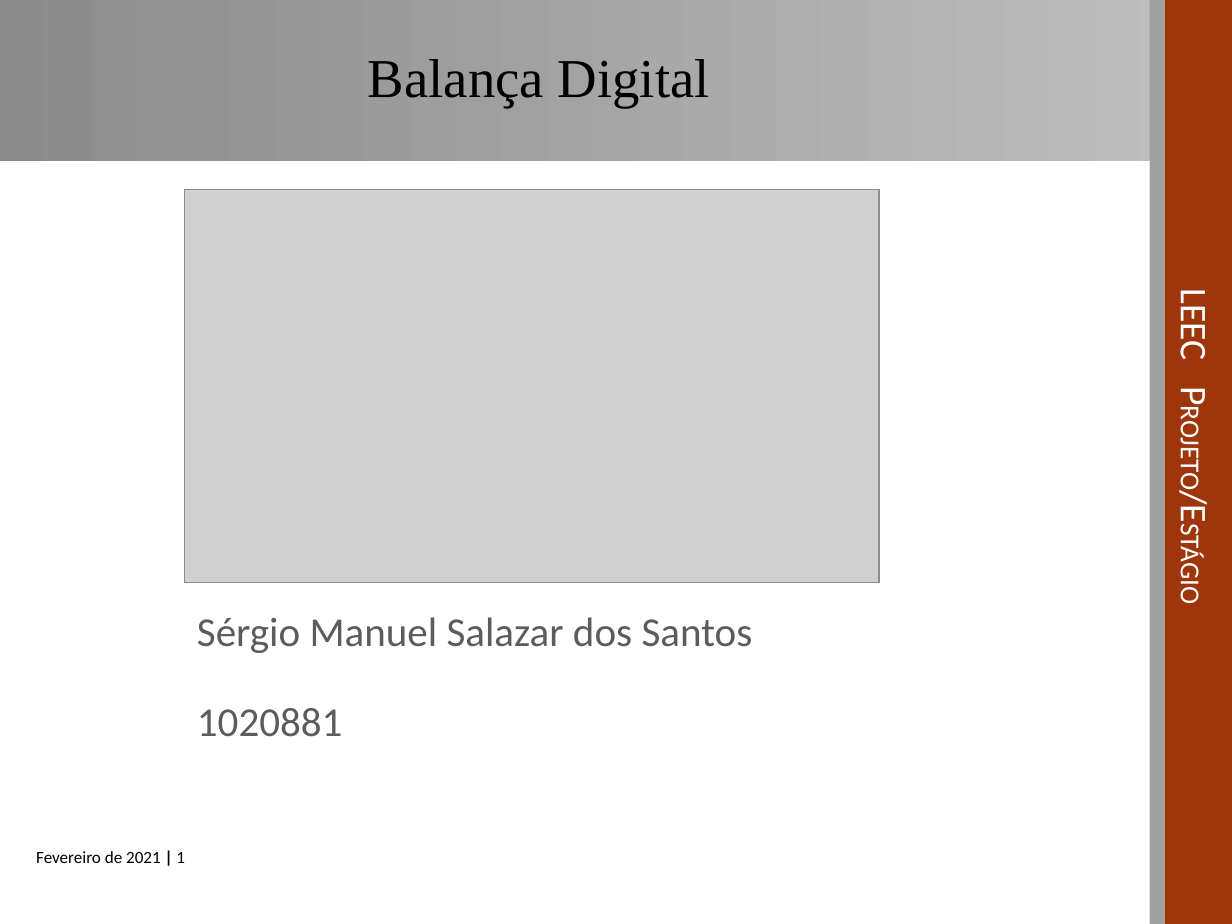
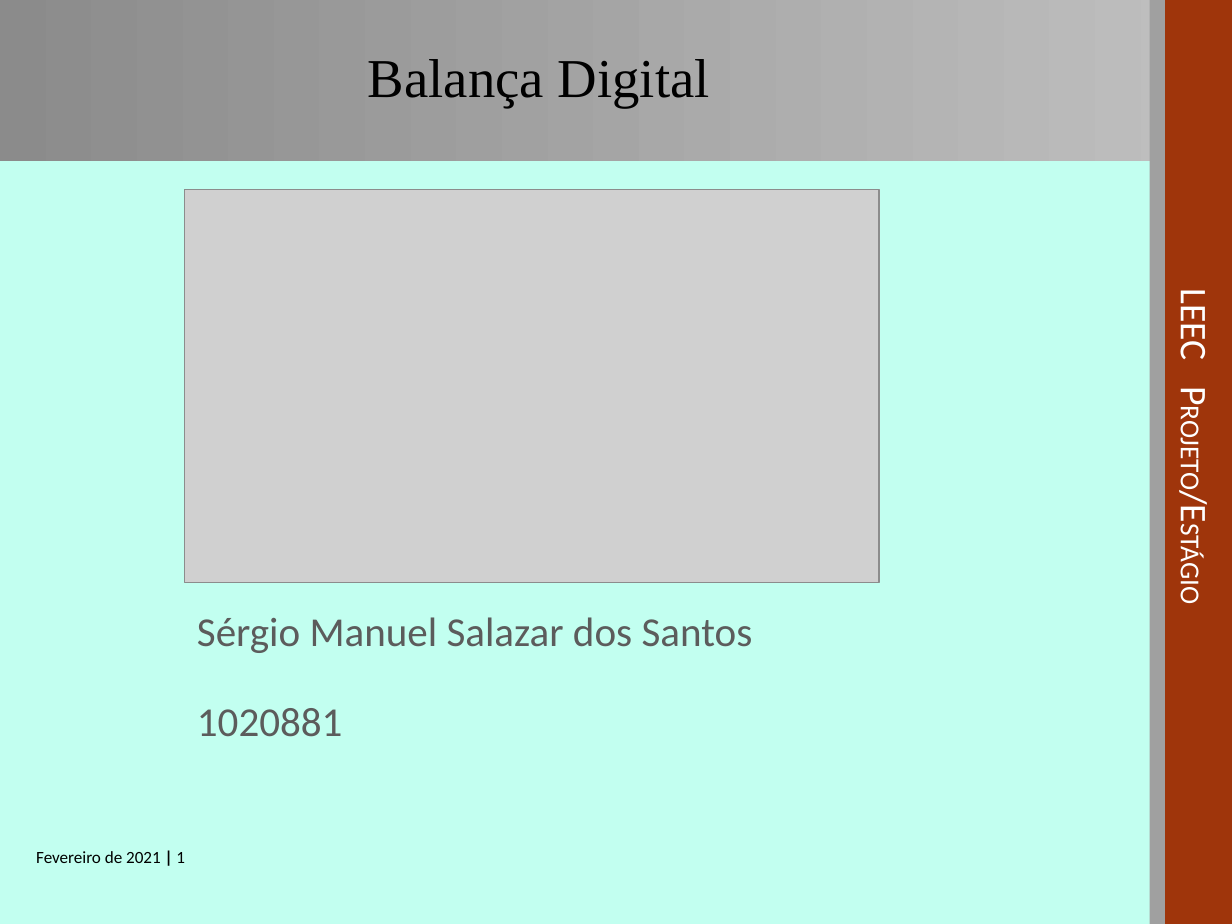
Before and after one commit to sergio1020881/PESTA2021, a slide deck: slide 1 of Apresentacao/PESTA__APRESENTACAO_1020881.ppt. Drawn at 1232x924 pixels with LibreOffice and Linux fonts; fonts in the diff are those of the drawing; grey boxes stand for pictures; background and template pictures are left out. Boxes give left, top, right and bottom in pixels: in the first picture for what was removed or moved away, otherwise in the second. Text is boxed around its words. In the diff, an @@ line names an element or a change of style, - is before the commit and + after.

```diff
--- a/Apresentacao/PESTA__APRESENTACAO_1020881.ppt
+++ b/Apresentacao/PESTA__APRESENTACAO_1020881.ppt
@@ background #FFFFFF to #C2FFF0 @@
```
Also in this commit, not shown: 5 other slides changed, 5 other files.
